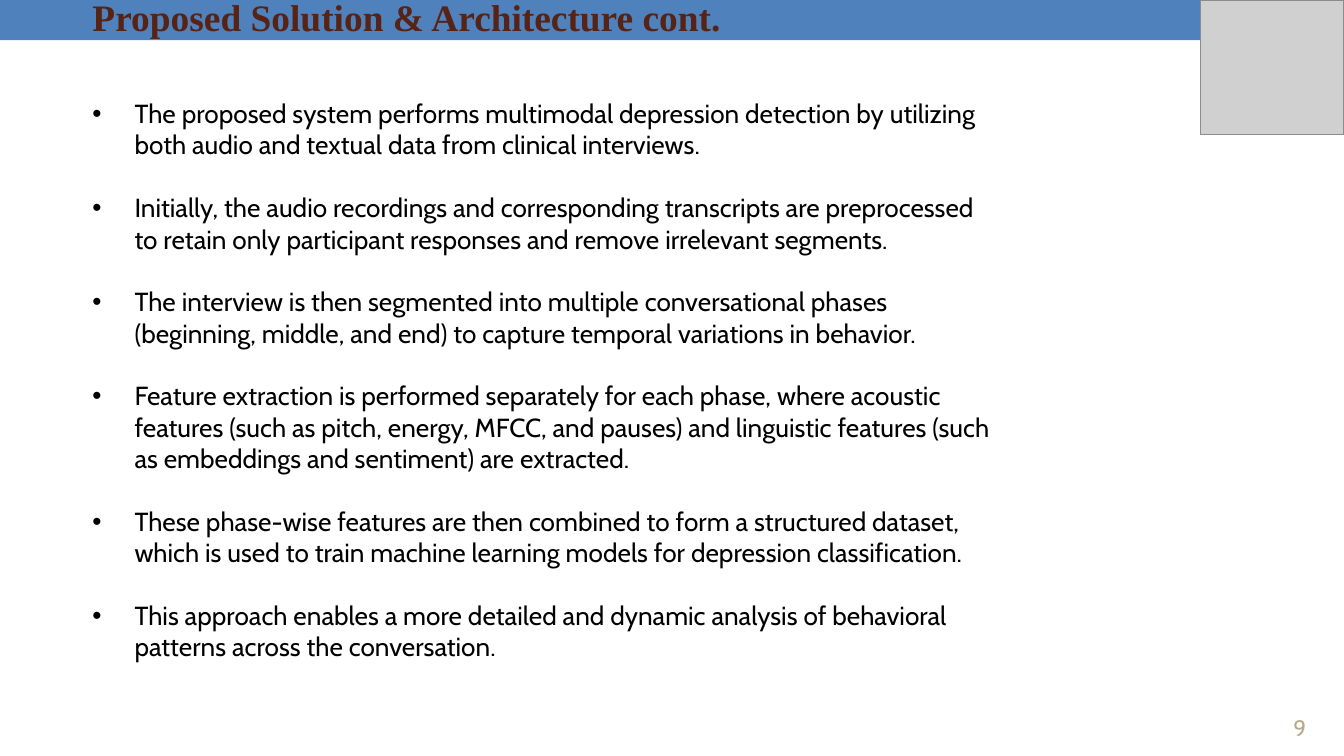
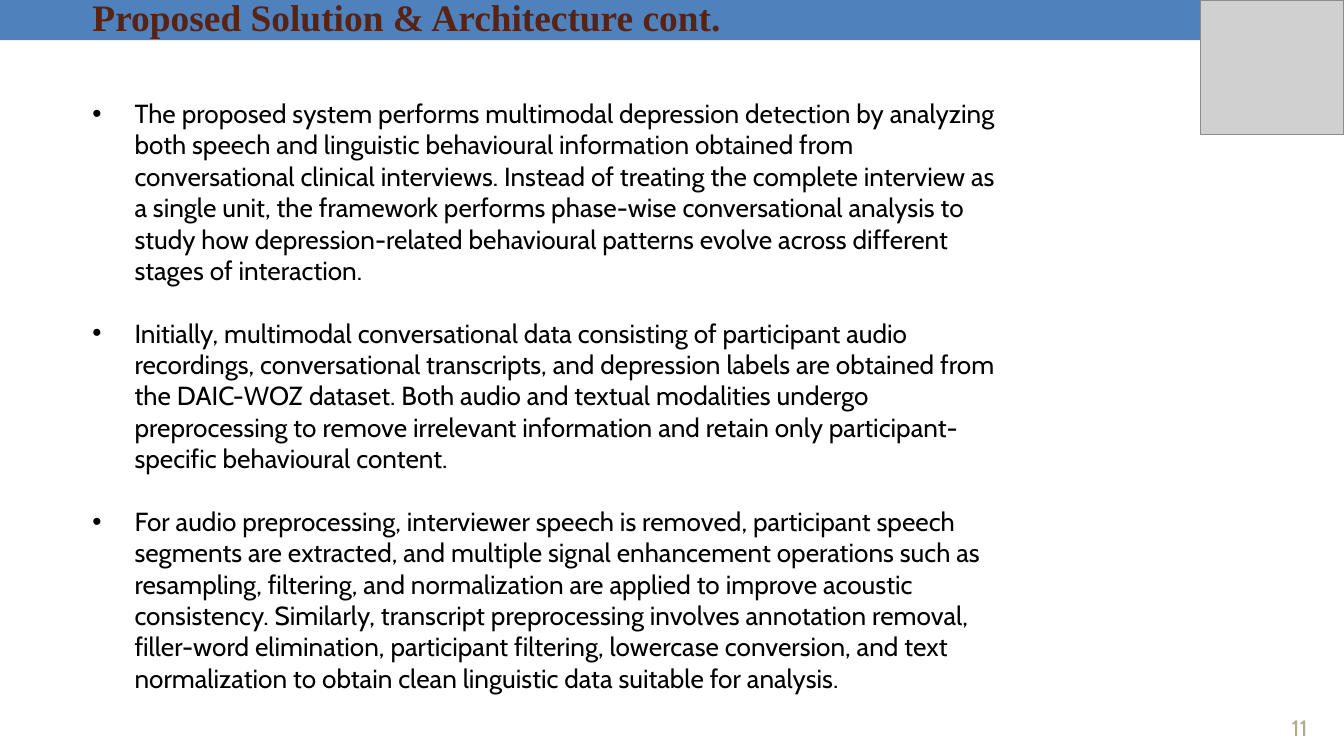
Before and after one commit to AuRa123456/mental-health-fyrp, a slide deck: slide 11 of FRP Documents/FYRP End-term Presentation PPT.pptx (slide 9 before the commit). Drawn at 1344x756 pixels with LibreOffice and Linux fonts; fonts in the diff are those of the drawing; grey boxes stand for pictures. Boxes give left, top, right and bottom in pixels: in the first picture for what was removed or moved away, otherwise in the second. Text is boxed around its words. In the diff, an @@ line names an element or a change of style, - is before the commit and + after.

```diff
--- a/FRP Documents/FYRP End-term Presentation PPT.pptx
+++ b/FRP Documents/FYRP End-term Presentation PPT.pptx
@@ text at (135, 103, 995, 694): text changed @@
-• The proposed system performs multimodal depression detection by utilizing both audio and textual data from clinical interviews.
-• Initially, the audio recordings and corresponding transcripts are preprocessed to retain only participant responses and remove irrelevant segments.
-• The interview is then segmented into multiple conversational phases (beginning, middle, and end) to capture temporal variations in behavior.
-• Feature extraction is performed separately for each phase, where acoustic features (such as pitch, energy, MFCC, and pauses) and linguistic features (such as embeddings and sentiment) are extracted.
-• These phase-wise features are then combined to form a structured dataset, which is used to train machine learning models for depression classification.
-• This approach enables a more detailed and dynamic analysis of behavioral patterns across the conversation.
+• The proposed system performs multimodal depression detection by analyzing both speech and linguistic behavioural information obtained from conversational clinical interviews. Instead of treating the complete interview as a single unit, the framework performs phase-wise conversational analysis to study how depression-related behavioural patterns evolve across different stages of interaction.
+• Initially, multimodal conversational data consisting of participant audio recordings, conversational transcripts, and depression labels are obtained from the DAIC-WOZ dataset. Both audio and textual modalities undergo preprocessing to remove irrelevant information and retain only participant-specific behavioural content.
+• For audio preprocessing, interviewer speech is removed, participant speech segments are extracted, and multiple signal enhancement operations such as resampling, filtering, and normalization are applied to improve acoustic consistency. Similarly, transcript preprocessing involves annotation removal, filler-word elimination, participant filtering, lowercase conversion, and text normalization to obtain clean linguistic data suitable for analysis.
@@ page number at (1292, 720, 1308, 736): text changed @@
-9
+11
```
Also in this commit, not shown: 5 other slides changed, 5 slides added.
